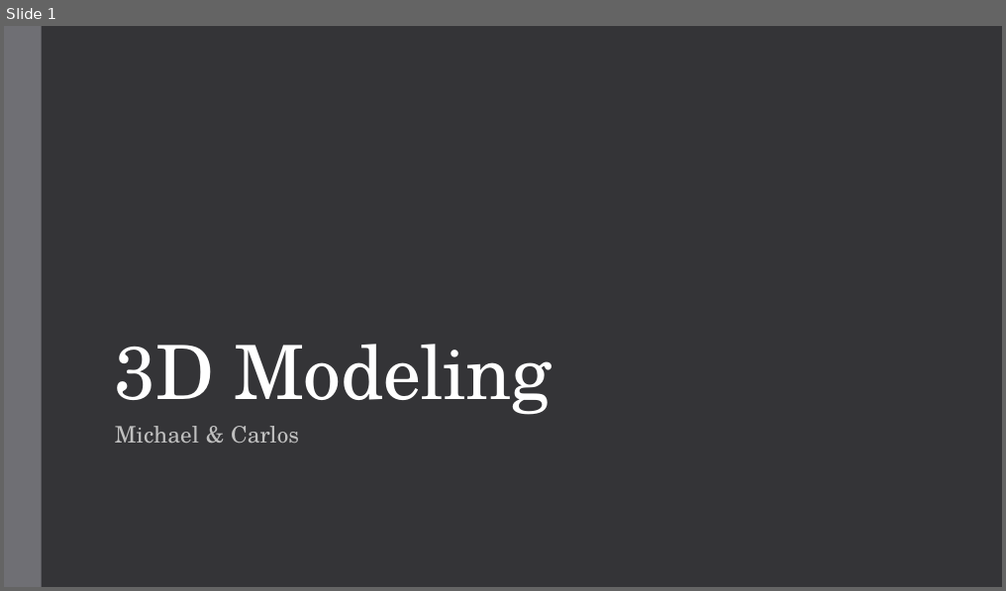
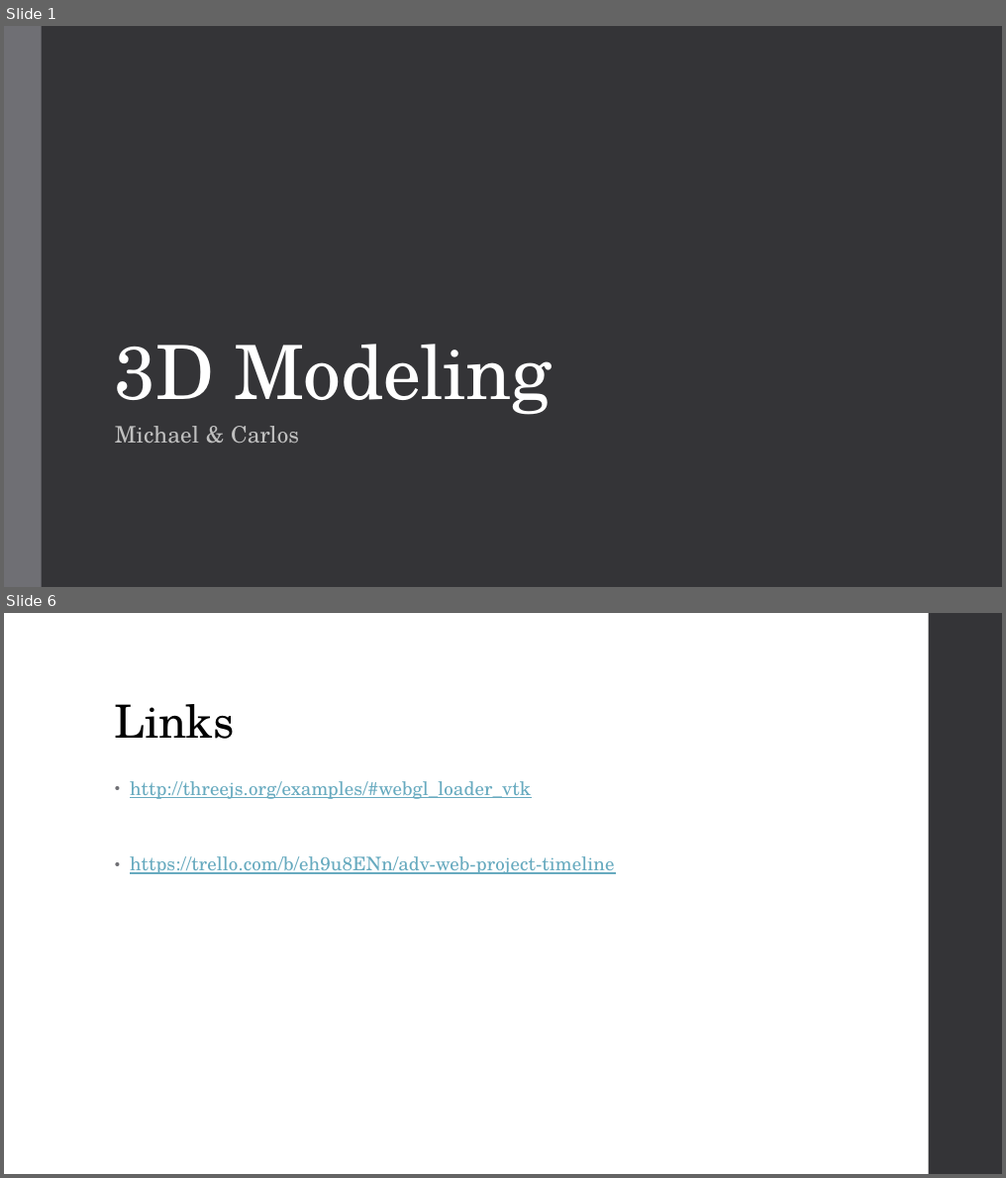
Before and after one commit to MKinsey/pvd-viewer, a slide deck: intro.pptx. Shown one above the other, each under a label of ours: slide 1 before the commit, slides 1 and 6 after it; the slides between them are not shown. The pictures are 1006x591 and 1006x1178 pixels, drawn with LibreOffice and Linux fonts; fonts in the diff are those of the drawing. Boxes give left, top, right and bottom in pixels: in the first picture for what was removed or moved away, otherwise in the second. Text is boxed around its words. In the diff, an @@ line names an element or a change of style, - is before the commit and + after.

```diff
--- a/intro.pptx
+++ b/intro.pptx
@@ slide 6 added at (4, 613, 1002, 1174), background #FFFFFF @@
@@ rectangle added at (929, 613, 1002, 1174), fill #353537 @@
@@ title added at (115, 704, 235, 739), 44 pt, text #000000 @@
+Links
@@ text added at (130, 781, 615, 874), 18 pt, text #67AABF, underline @@
+• http://threejs.org/examples/#webgl_loader_vtk
+• https://trello.com/b/eh9u8ENn/adv-web-project-timeline
```
Also in this commit, not shown: 4 slides changed, 1 other file.
